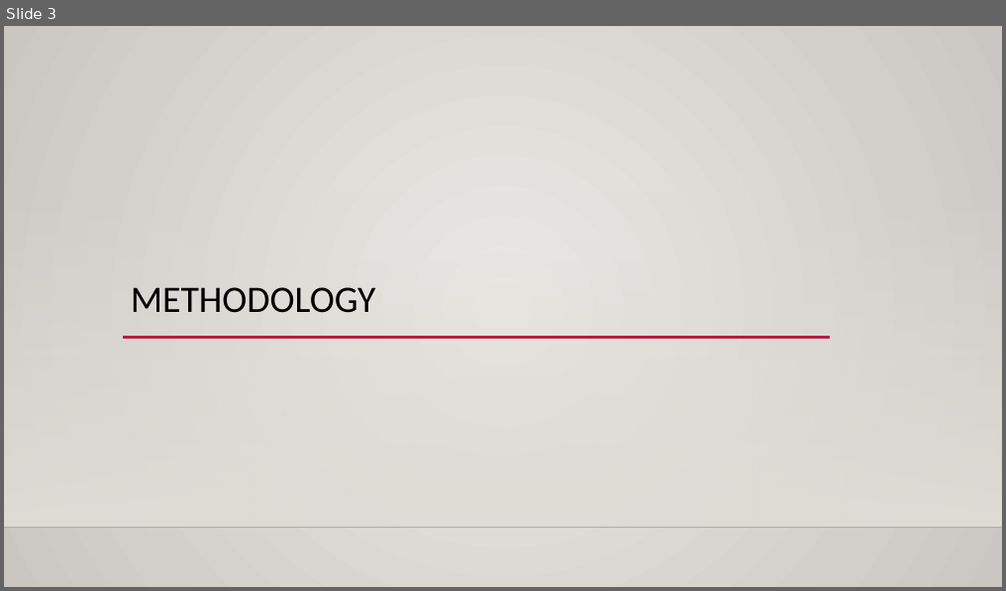
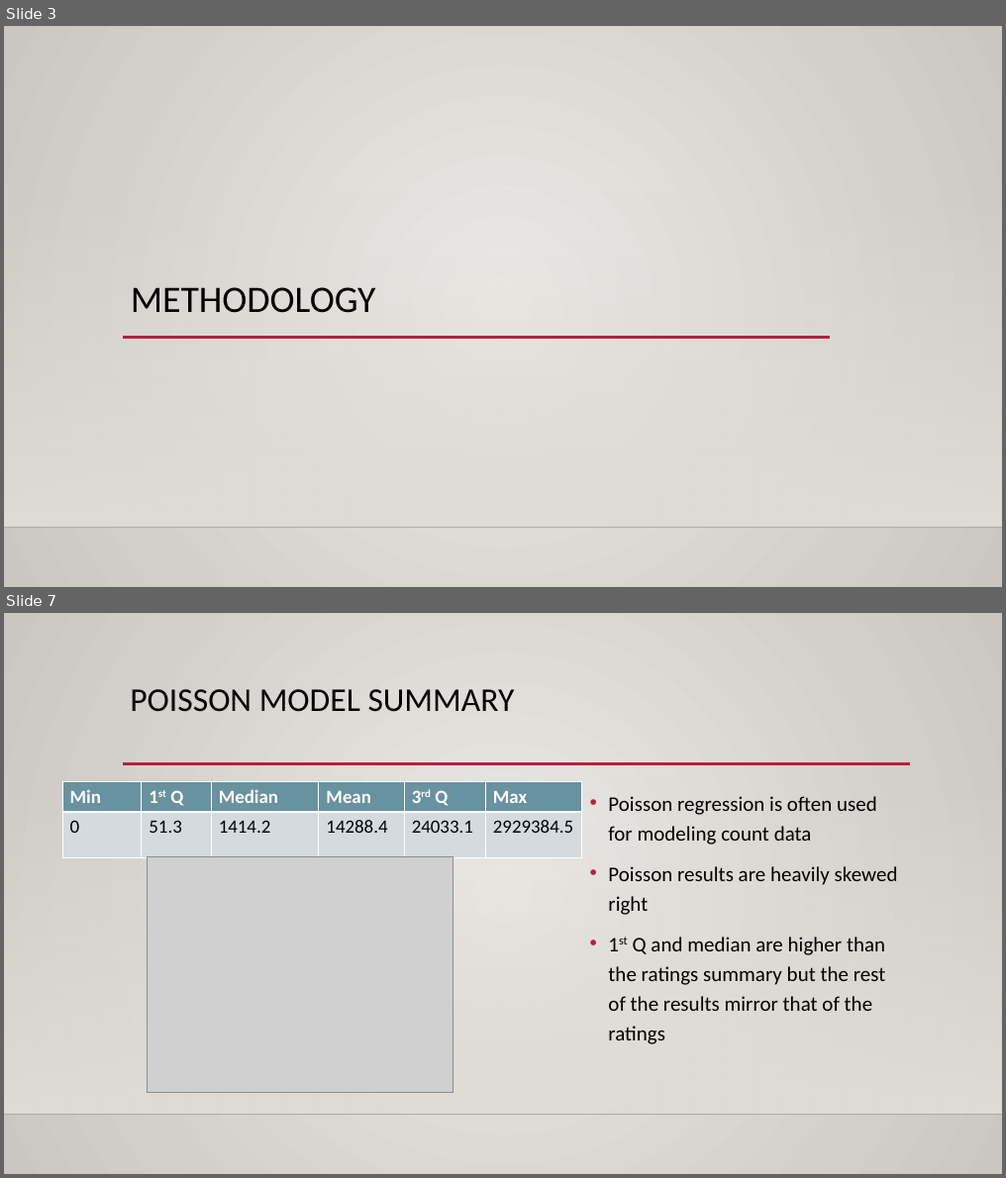
Before and after one commit to dquarshie89/DATA-621-FINAL_PROJECT, a slide deck: App Prediction Presentation.pptx. Shown one above the other, each under a label of ours: slide 3 before the commit, slides 3 and 7 after it; the slides between them are not shown. The pictures are 1006x591 and 1006x1178 pixels, drawn with LibreOffice and Linux fonts; fonts in the diff are those of the drawing; grey boxes stand for pictures; background and template pictures are left out. Boxes give left, top, right and bottom in pixels: in the first picture for what was removed or moved away, otherwise in the second. Text is boxed around its words. In the diff, an @@ line names an element or a change of style, - is before the commit and + after.

```diff
--- a/App Prediction Presentation.pptx
+++ b/App Prediction Presentation.pptx
@@ slide 7 added at (4, 613, 1002, 1174), background gradient #ECEAE7 to #CAC7C1; not listed: 2 template elements that a slide beside it also shows @@
@@ title added at (130, 689, 515, 712), 32 pt, text #000000 @@
+POISSON MODEL SUMMARY
@@ table added at (62, 781, 582, 858), 2 rows, 6 columns @@
+Min | 1st Q | Median | Mean | 3rd Q | Max
+0 | 51.3 | 1414.2 | 14288.4 | 24033.1 | 2929384.5
@@ line added from (123, 764) to (910, 764), #B71E42 2.5 pt @@
@@ text added at (608, 796, 898, 1045), 20 pt, text #000000 @@
+• Poisson regression is often used for modeling count data
+• Poisson results are heavily skewed right
+• 1st Q and median are higher than the ratings summary but the rest of the results mirror that of the ratings
@@ picture added at (147, 858, 453, 1093) @@
```
Also in this commit, not shown: 3 other slides added, 1 slide removed, 5 other files.
